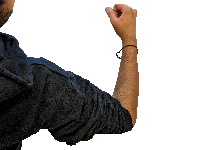
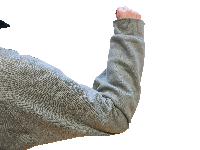
Layered file, before and after one edit (200×150). Changes by layer:
added layer "Vi" above "Madhav" over left=0, top=6, right=145, bottom=150
renamed "PXL_20231002_010737995" to "Madhav", hid it over left=0, top=0, right=139, bottom=150
